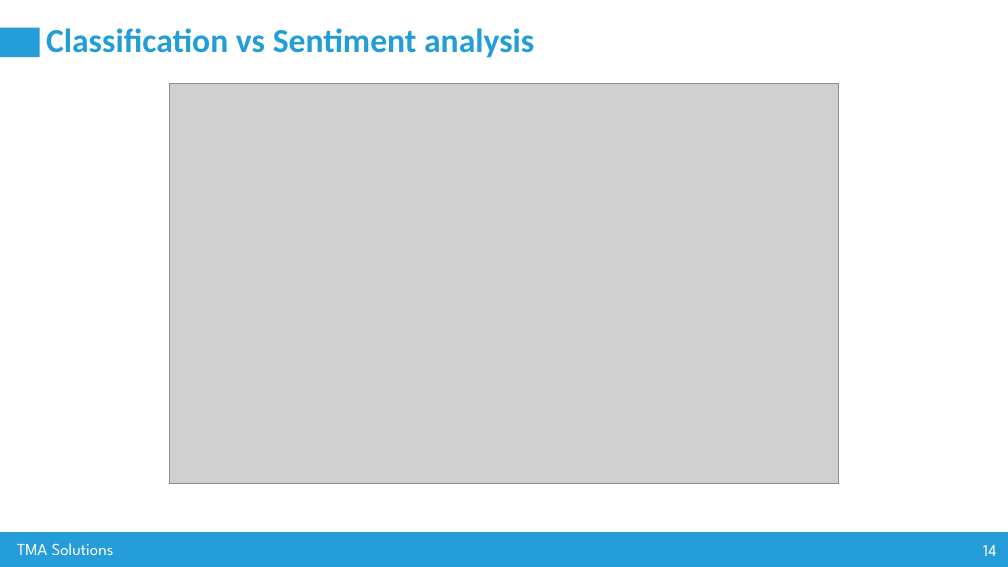
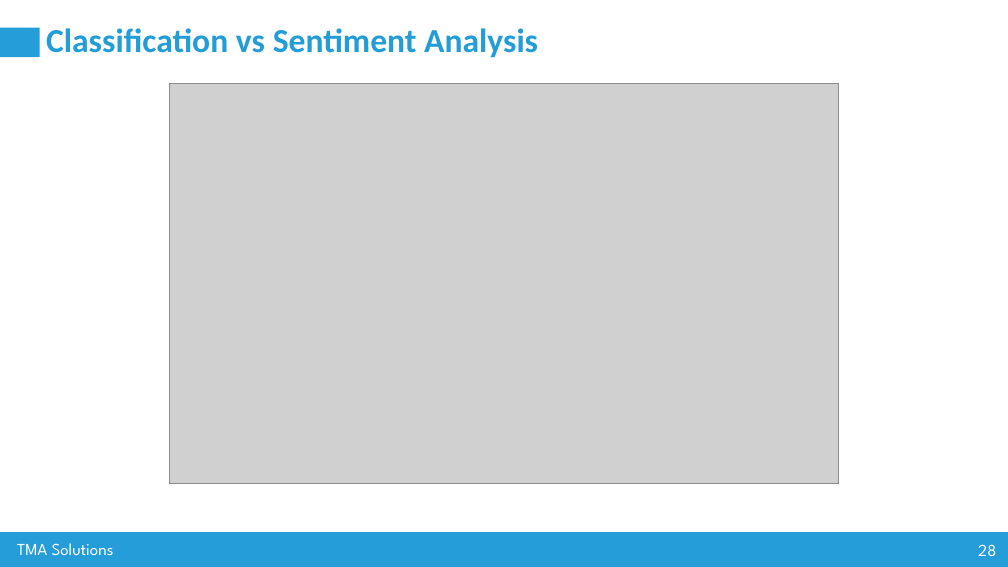
Before and after one commit to nguyenvanhuy0612/DL-1, a slide deck: slide 28 of Workshop-3_AI Advance Training_Group 80.pptx (slide 14 before the commit). Drawn at 1008x567 pixels with LibreOffice and Linux fonts; fonts in the diff are those of the drawing; grey boxes stand for pictures. Boxes give left, top, right and bottom in pixels: in the first picture for what was removed or moved away, otherwise in the second. Text is boxed around its words. In the diff, an @@ line names an element or a change of style, - is before the commit and + after.

```diff
--- a/Workshop-3_AI Advance Training_Group 80.pptx
+++ b/Workshop-3_AI Advance Training_Group 80.pptx
@@ title at (x1=46, y1=28, x2=538, y2=58): text changed @@
-Classification vs Sentiment analysis
+Classification vs Sentiment Analysis
@@ page number at (x1=978, y1=544, x2=996, y2=556): text changed @@
-14
+28
```
Also in this commit, not shown: 5 other slides changed, 13 slides added, 5 other files.
